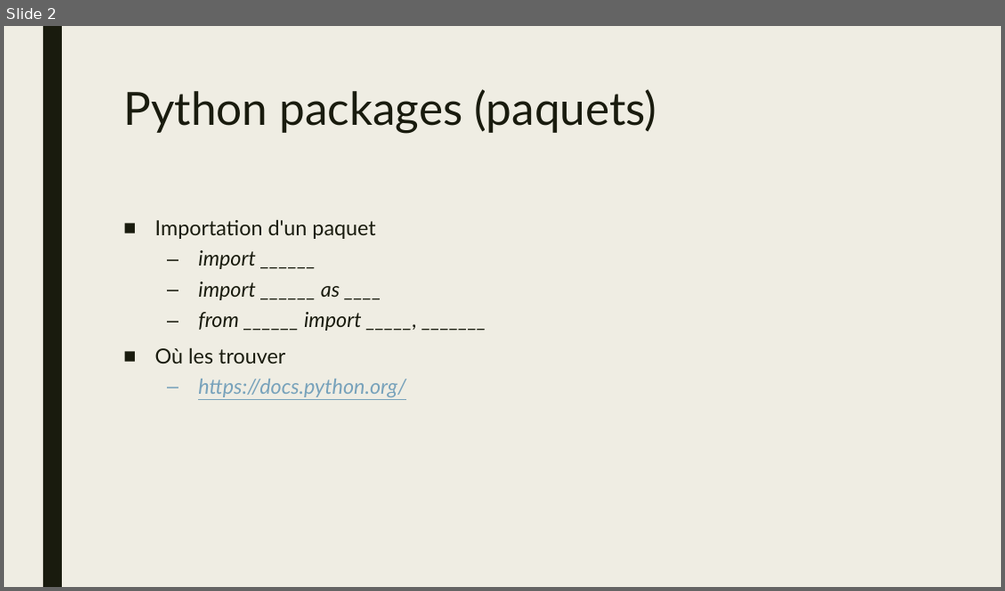
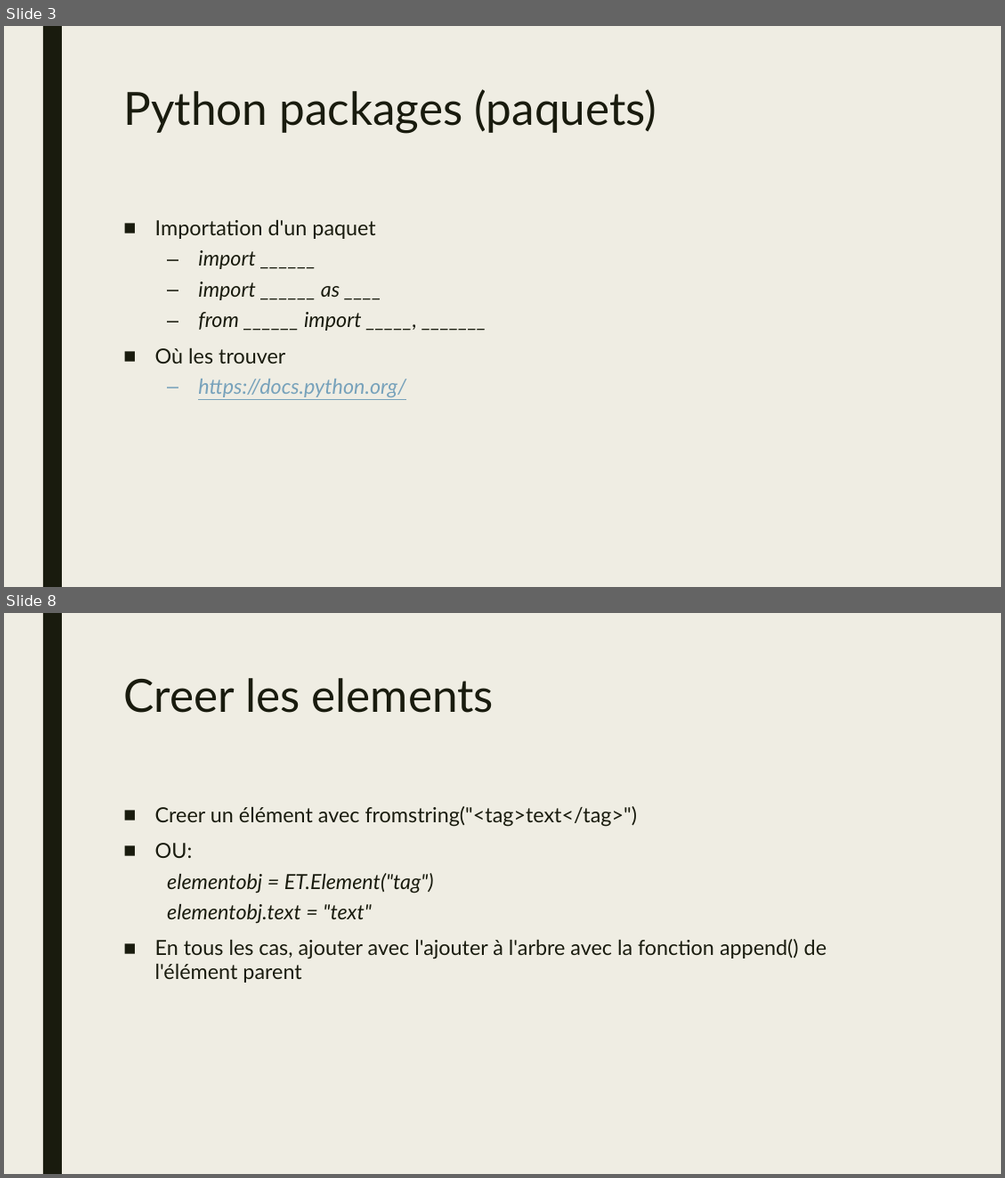
Before and after one commit to jamesgawley/xml, a slide deck: atelier_xml.pptx. Shown one above the other, each under a label of ours: slide 2 before the commit, slides 3 and 8 after it; the slides between them are not shown. The pictures are 1005x591 and 1005x1178 pixels, drawn with LibreOffice and Linux fonts; fonts in the diff are those of the drawing. Boxes give left, top, right and bottom in pixels: in the first picture for what was removed or moved away, otherwise in the second. Text is boxed around its words. In the diff, an @@ line names an element or a change of style, - is before the commit and + after.

```diff
--- a/atelier_xml.pptx
+++ b/atelier_xml.pptx
@@ slide 8 added at (4, 613, 1001, 1174), background #EFEDE3; not listed: 1 template element that a slide beside it also shows @@
@@ title added at (123, 678, 494, 713), 44 pt, text #191B0E @@
+Creer les elements
@@ text added at (155, 806, 826, 982), 20 pt, text #191B0E @@
+■ Creer un élément avec fromstring("<tag>text</tag>")
+■ OU:
+  elementobj = ET.Element("tag")
+  elementobj.text = "text"
+■ En tous les cas, ajouter avec l'ajouter à l'arbre avec la fonction append() de l'élément parent
@@ what was slide 2 is now slide 3 @@
```
Also in this commit, not shown: 8 other slides added, 1 slide removed, 1 other file.
